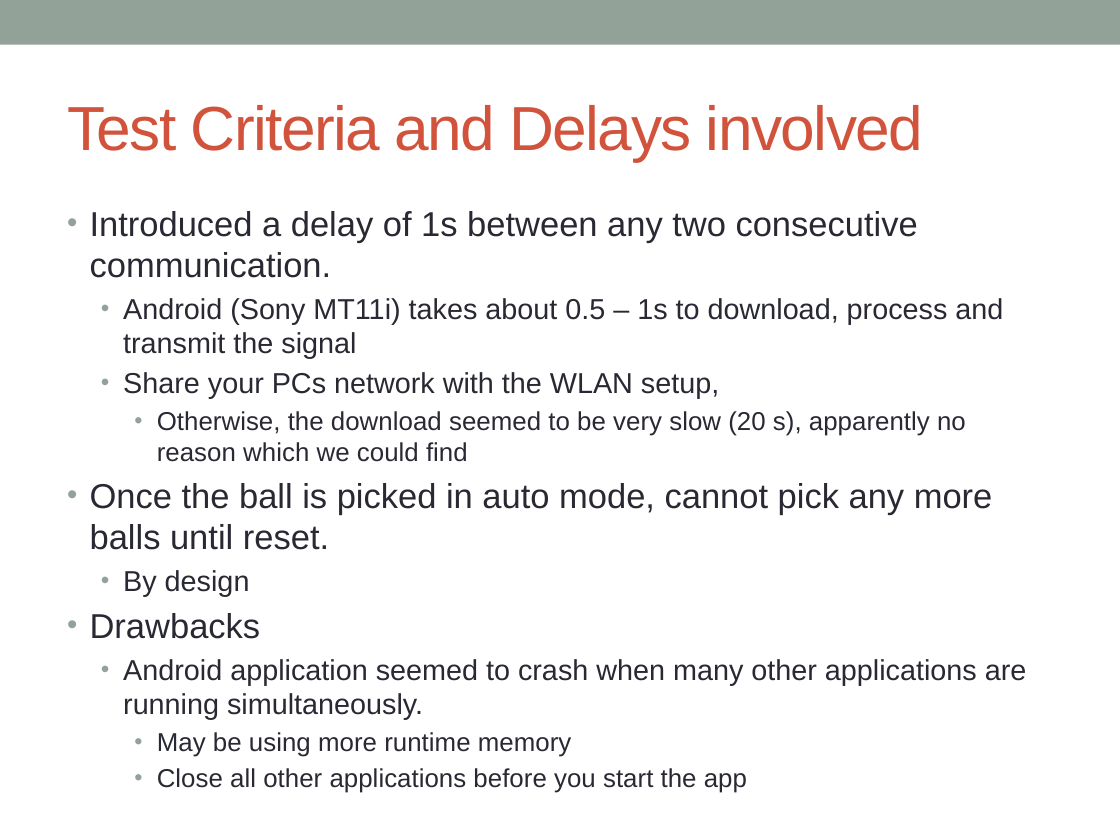
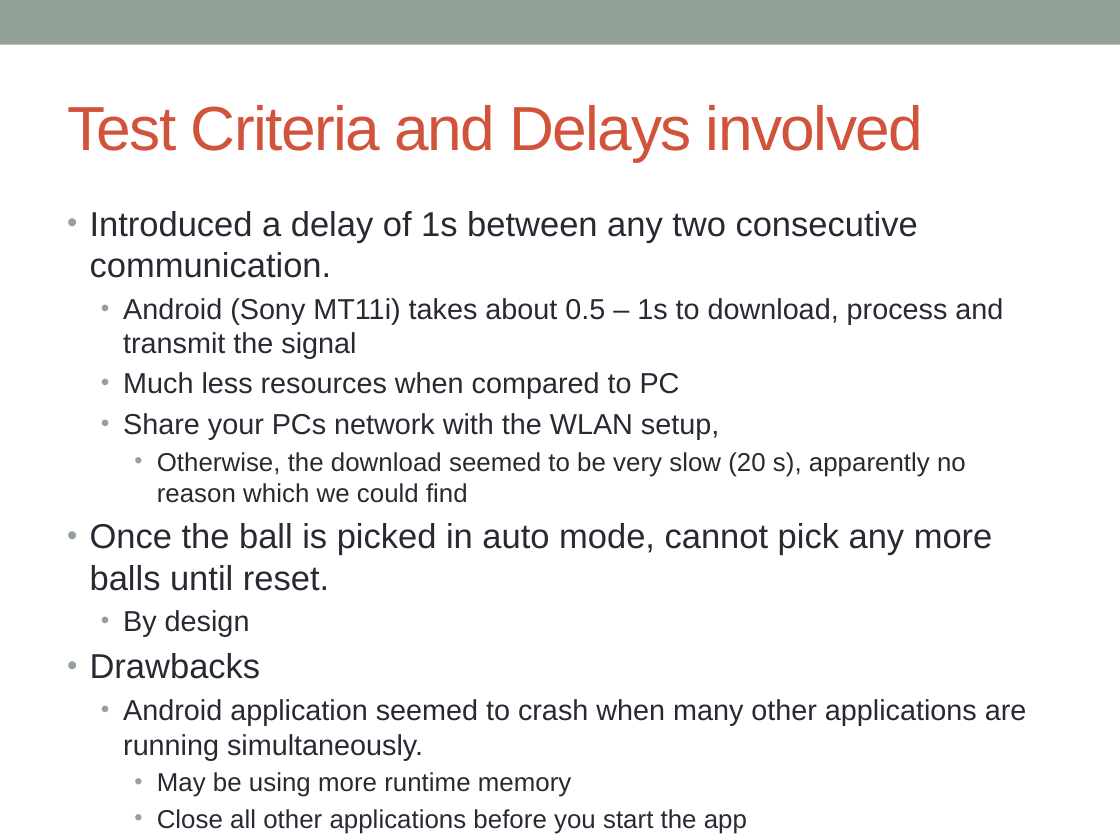
Before and after one commit to mintuhouse/AndroidBasedTennisBallCollector_group14_cs308_2012, a slide deck: slide 13 of Documentation/cs308_2012_team14_final_pres.pptx. Drawn at 1120x840 pixels with LibreOffice and Linux fonts; fonts in the diff are those of the drawing. Boxes give left, top, right and bottom in pixels: in the first picture for what was removed or moved away, otherwise in the second. Text is boxed around its words. In the diff, an @@ line names an element or a change of style, - is before the commit and + after.

```diff
--- a/Documentation/cs308_2012_team14_final_pres.pptx
+++ b/Documentation/cs308_2012_team14_final_pres.pptx
@@ text at bbox=[123, 372, 680, 399]: paragraph added @@
+  • Much less resources when compared to PC
```
Also in this commit, not shown: 2 other slides changed, 5 other files.
